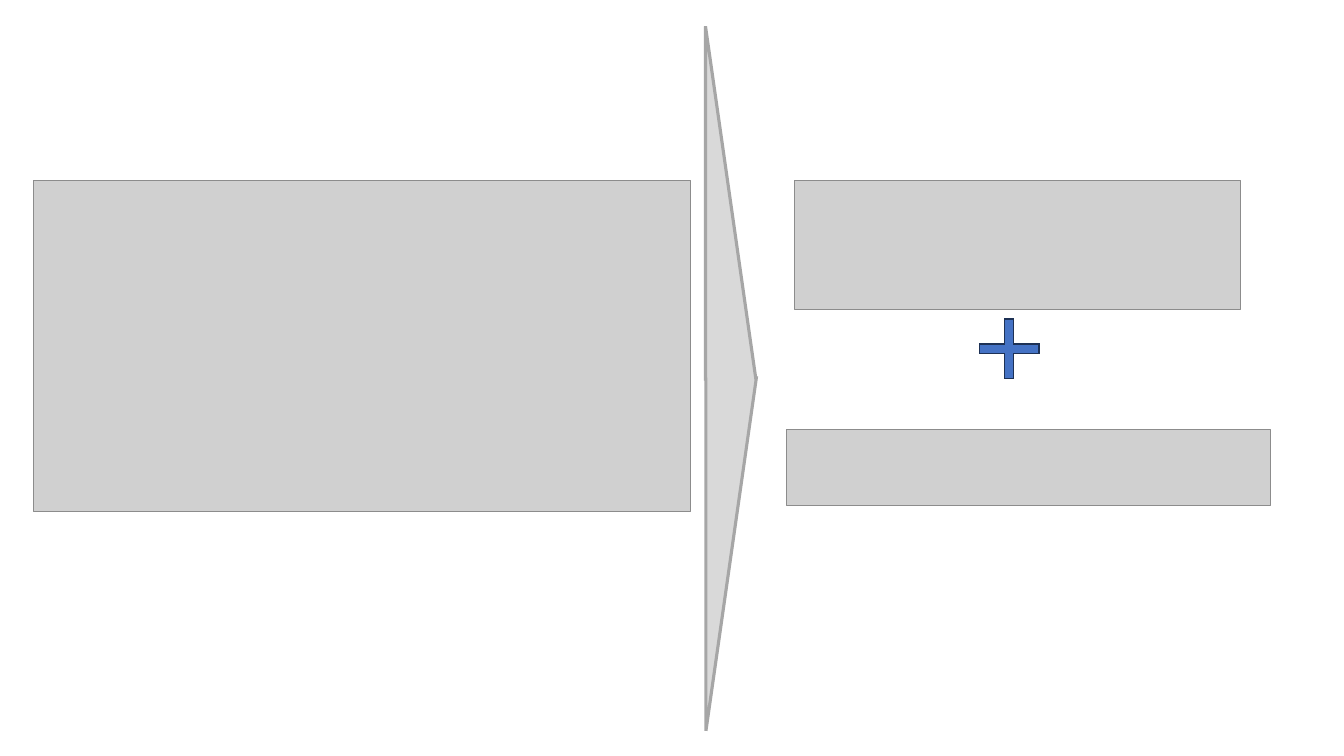
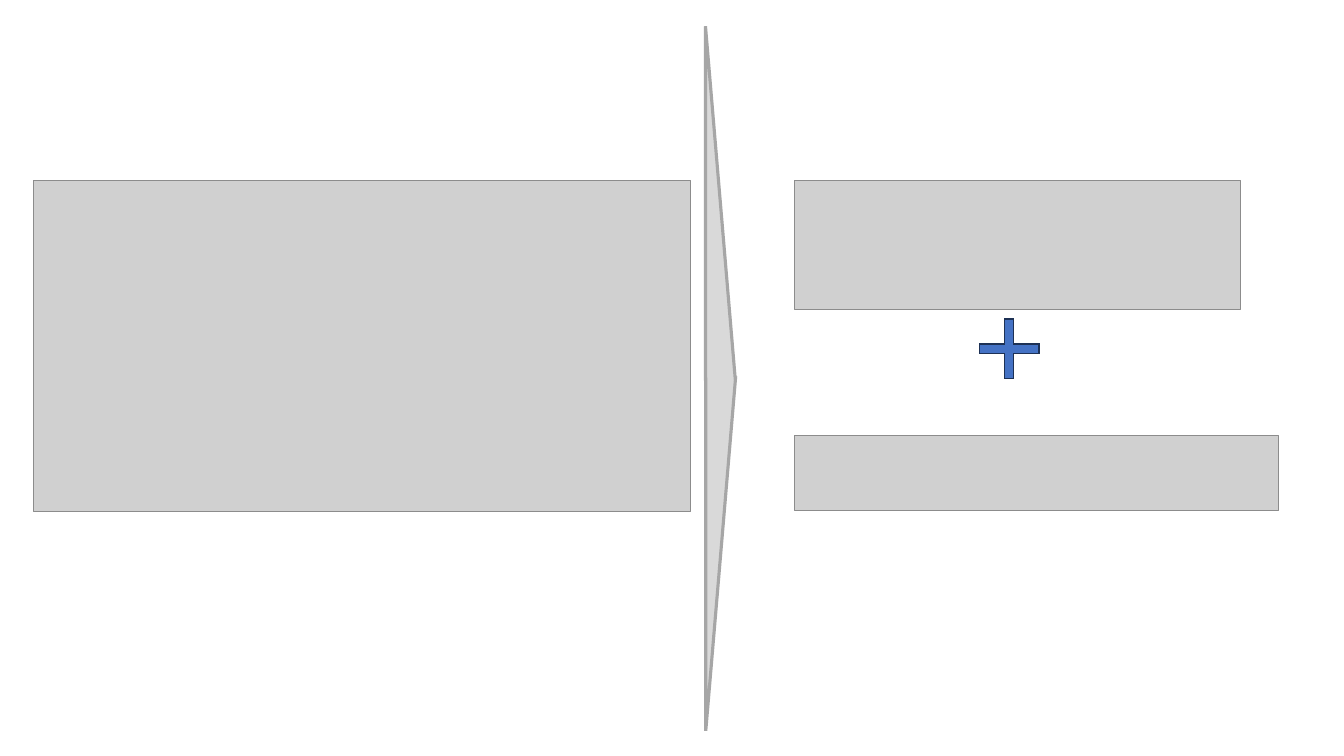
Before and after one commit to LearnWithLlew/TestingBetterWithApprovals.Slides, a slide deck: slide 20 of slides/Testing Better with Approvals.pptx. Drawn at 1344x756 pixels with LibreOffice and Linux fonts; fonts in the diff are those of the drawing; grey boxes stand for pictures. Boxes give left, top, right and bottom in pixels: in the first picture for what was removed or moved away, otherwise in the second. Text is boxed around its words. In the diff, an @@ line names an element or a change of style, - is before the commit and + after.

Commit message:
. d slides

```diff
--- a/slides/Testing Better with Approvals.pptx
+++ b/slides/Testing Better with Approvals.pptx
@@ freeform shape: place and size @@
-freeform shape at [706, 26, 756, 731]
+freeform shape at [706, 26, 736, 731]
@@ picture: place and size @@
-picture at [786, 431, 1270, 506]
+picture at [795, 436, 1278, 511]
```
Also in this commit, not shown: 5 slides added.
